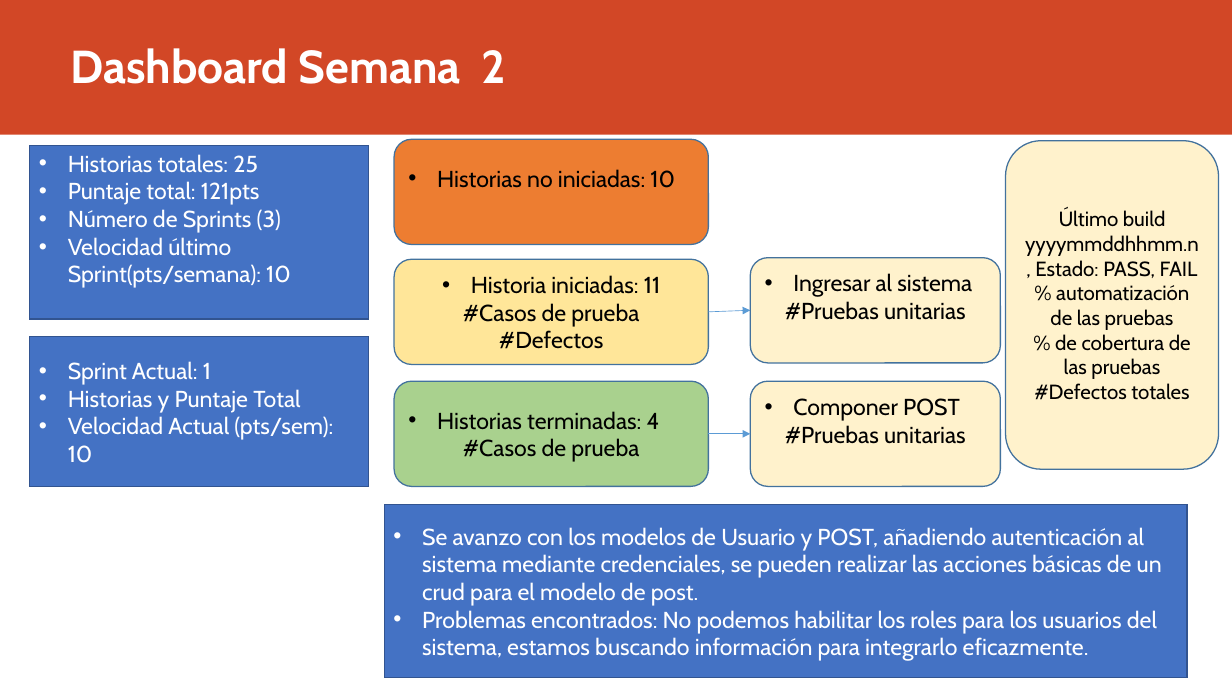
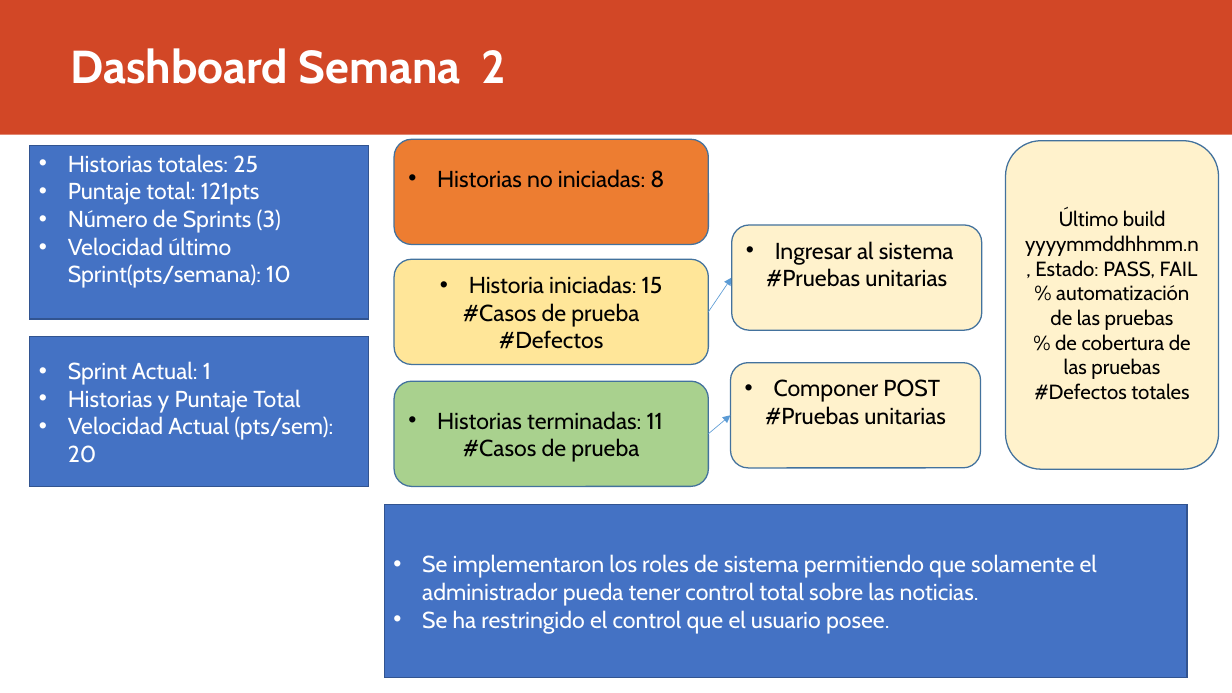
Before and after one commit to Danielacvd/ICF232_202010_GRUPO3-sw2, a slide deck: slide 2 of Monitoreo_Proyecto.pptx. Drawn at 1232x693 pixels with LibreOffice and Linux fonts; fonts in the diff are those of the drawing. Boxes give left, top, right and bottom in pixels: in the first picture for what was removed or moved away, otherwise in the second. Text is boxed around its words. In the diff, an @@ line names an element or a change of style, - is before the commit and + after.

Commit message:
Se añadieron los roles en el sistema

```diff
--- a/Monitoreo_Proyecto.pptx
+++ b/Monitoreo_Proyecto.pptx
@@ text in rounded rectangle at <box>437,169,664,188</box>: text changed @@
-• Historias no iniciadas: 10
+• Historias no iniciadas: 8
@@ rounded rectangle "Ingresar al sistema": place and size @@
-rounded rectangle "Ingresar al sistema" at <box>750,258,1001,363</box>
+rounded rectangle "Ingresar al sistema" at <box>732,225,982,330</box>
@@ text in rounded rectangle at <box>469,275,663,294</box>: text changed @@
-• Historia iniciadas: 11
+• Historia iniciadas: 15
@@ arrow moved from (709, 311) - (750, 311) to (709, 311) - (732, 277) @@
@@ rounded rectangle "Componer POST": place and size @@
-rounded rectangle "Componer POST" at <box>750,382,1001,487</box>
+rounded rectangle "Componer POST" at <box>731,362,982,468</box>
@@ text in rectangle at <box>68,416,333,463</box>: text changed @@
-• Velocidad Actual (pts/sem): 10
+• Velocidad Actual (pts/sem): 20
@@ text in rounded rectangle at <box>437,411,663,430</box>: text changed @@
-• Historias terminadas: 4
+• Historias terminadas: 11
@@ arrow moved from (709, 433) - (750, 433) to (709, 433) - (731, 415) @@
@@ text in rectangle at <box>422,554,1097,634</box>: text changed @@
-• Se avanzo con los modelos de Usuario y POST, añadiendo autenticación al sistema mediante credenciales, se pueden realizar las acciones básicas de un crud para el modelo de post.
-• Problemas encontrados: No podemos habilitar los roles para los usuarios del sistema, estamos buscando información para integrarlo eficazmente.
+• Se implementaron los roles de sistema permitiendo que solamente el administrador pueda tener control total sobre las noticias.
+• Se ha restringido el control que el usuario posee.
```
Also in this commit, not shown: 1 other slide changed, 6 other files.
